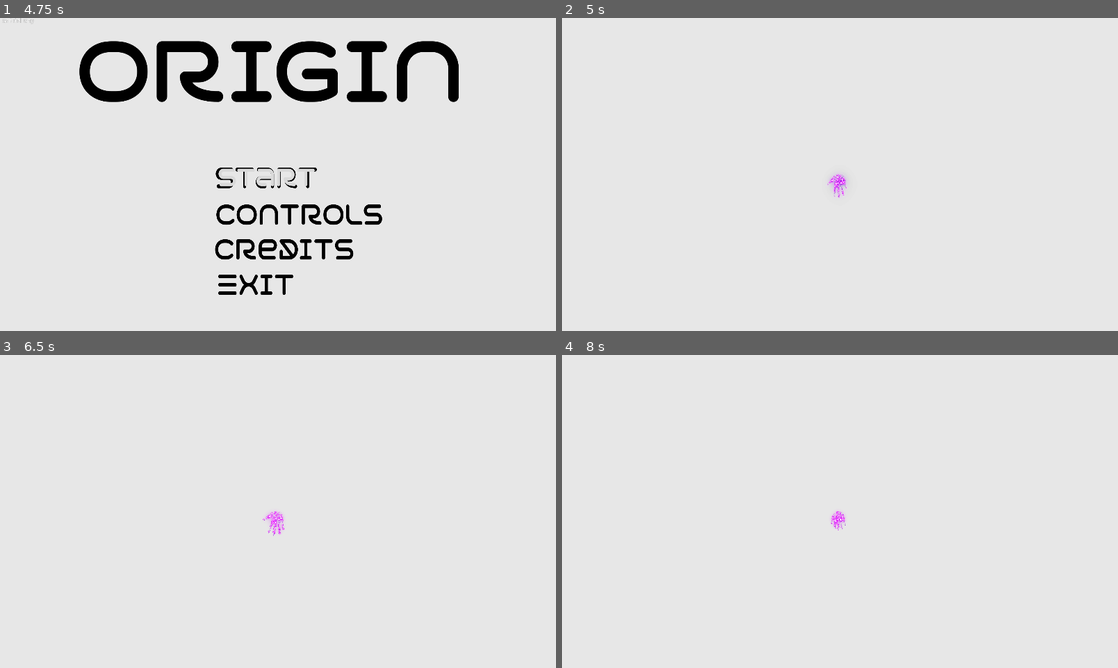
Above: before the commit, frames 1-4 (two rows, left to right).
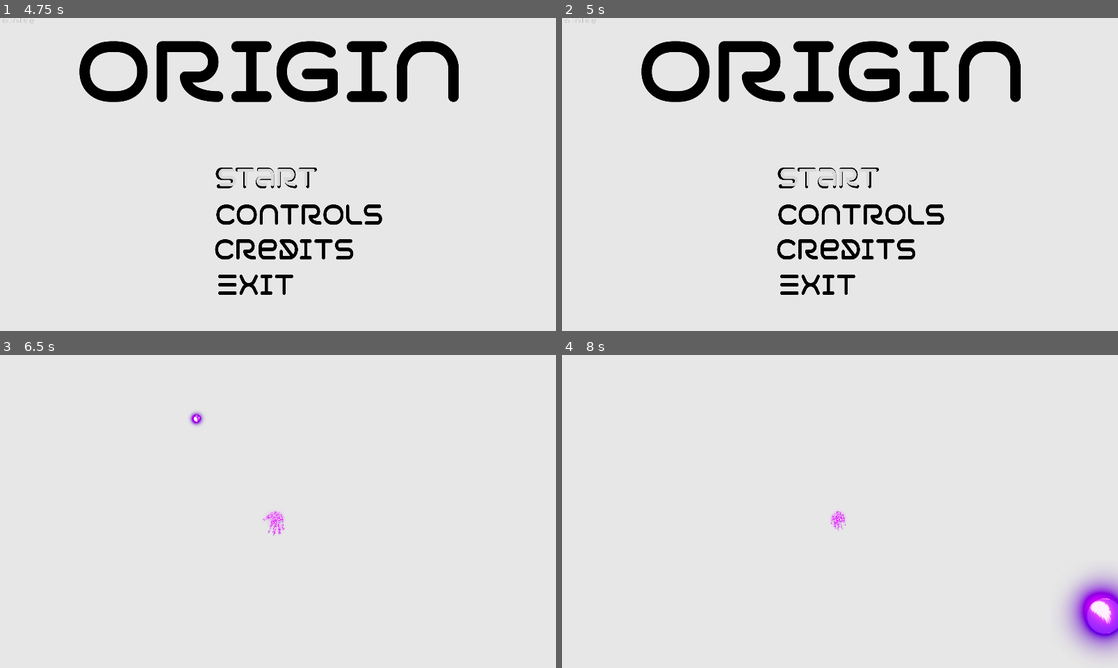
Above: after the commit, the same moments.

Repository: MirashStudio/GGJ2022
Game: Godot game, scene res://scenes/bootsplash.tscn
The game is run twice, just before and just after one commit, with the same random seed, the same clock (stepped at 60 frames per second) and the same inputs.
Inputs (mouse positions are in pixels of both pictures, inside the frame that each line leads up to):
- Up to frame 1 (4.75 s): tap Enter at 0.5, 2.75 s; move the mouse to (400, 158) at 0.52 s; press the mouse at (400, 158) at 0.53 s; hold Right (ui_right) 0.53-1.28 s; move the mouse to (166, 190) at 1.27 s; release the mouse at (166, 190) at 1.28 s; hold Down (ui_down) 1.28-2.03 s; click (166, 190) at 1.35 s; tap Space at 2, 3.5 s; move the mouse to (333, 105) at 2.02 s; press the mouse at (333, 105) at 2.03 s; hold Right (ui_right) 2.03-2.78 s; move the mouse to (250, 237) at 2.77 s; release the mouse at (250, 237) at 2.78 s; hold Up (ui_up) 2.78-3.53 s; click (250, 237) at 2.85 s; move the mouse to (444, 221) at 3.52 s; press the mouse at (444, 221) at 3.53 s; hold Left (ui_left) 3.53-4.25 s; release the mouse at (444, 221) at 4.25 s; click (266, 177) at 4.25 s
- Up to frame 2 (5 s): no input
- Up to frame 3 (6.5 s): click (266, 514) at 5.02 s; tap Enter at 5.75 s; move the mouse to (111, 464) at 5.77 s; hold Left (ui_left) from 5.78 s (still down); click (111, 464) at 5.85 s
- Up to frame 4 (8 s): move the mouse to (867, 511) at 6.52 s; release Left (ui_left) at 6.53 s; press the mouse at (867, 511) at 6.53 s; hold Down (ui_down) 6.53-7.28 s; move the mouse to (756, 433) at 7.27 s; release the mouse at (756, 433) at 7.28 s; hold Right (ui_right) from 7.28 s (still down); click (756, 433) at 7.35 s

Frame 1 is identical in both runs. In frame 2, 8.2% of the frame differs, in the area x 0-83%, y 0-89%; in frame 3, less than 0.1%; in frame 4, 2.1%.

Commit message:
update

Diff:
--- /dev/null
+++ b/Game/enemies/boss/boss.tscn
@@ -0,0 +1,15 @@
+[gd_scene format=2]
+
+[node name="boss" type="Node2D"]
+
+[node name="AnimationPlayer" type="AnimationPlayer" parent="."]
+
+[node name="Sprite" type="Sprite" parent="."]
+
+[node name="area_damage" type="Area2D" parent="."]
+
+[node name="CollisionShape2D" type="CollisionShape2D" parent="area_damage"]
+
+[node name="area_headBoss" type="Area2D" parent="."]
+
+[node name="CollisionShape2D" type="CollisionShape2D" parent="area_headBoss"]
--- a/Game/enemies/enemie1/enemie1.gd
+++ b/Game/enemies/enemie1/enemie1.gd
@@ -40,7 +40,7 @@
 		get_node(node_refer).global_position += motion
 
 		if player_in_nucleo == true:
-			GameSingleton.sub_life(5)
+			GameSingleton.sub_life(2)
 
 func death_check():
 
--- a/Game/enemies/enemie2/enemie2.gd
+++ b/Game/enemies/enemie2/enemie2.gd
@@ -53,15 +53,15 @@
 		position += motion
 
 func create_bullet():
-
-	var delay = rng.randf_range(2,4)
-	var bullet = preload("res://enemies/enemie2/bulletEnemy.tscn")
-	var bl = bullet.instance()
-	get_parent().add_child(bl)
-	bl.update_transform($pos.transform)
-	bl.global_position = global_position
-	yield(get_tree().create_timer(delay),"timeout")
-	create_bullet()
+	if stop_move == false:
+		var delay = rng.randf_range(2,4)
+		var bullet = preload("res://enemies/enemie2/bulletEnemy.tscn")
+		var bl = bullet.instance()
+		get_parent().add_child(bl)
+		bl.update_transform($pos.transform)
+		bl.global_position = global_position
+		yield(get_tree().create_timer(delay),"timeout")
+		create_bullet()
 
 func set_scaleINIT():
 
--- a/Game/player/player_top_down.tscn
+++ b/Game/player/player_top_down.tscn
@@ -139,6 +139,8 @@
 [ext_resource path="res://player/death/hand_death_16.png" type="Texture" id=137]
 [ext_resource path="res://player/death/hand_death_15.png" type="Texture" id=138]
 [ext_resource path="res://player/death/hand_death_17.png" type="Texture" id=139]
+[ext_resource path="res://player/life_bar_player_fill.png" type="Texture" id=140]
+[ext_resource path="res://player/life_bar_player.png" type="Texture" id=141]
 
 [sub_resource type="CircleShape2D" id=1]
 radius = 12.6979
@@ -172,6 +174,34 @@
 "speed": 24.0
 } ]
 
+[sub_resource type="Animation" id=6]
+resource_name = "motion"
+length = 2.0
+tracks/0/type = "value"
+tracks/0/path = NodePath(".:modulate")
+tracks/0/interp = 1
+tracks/0/loop_wrap = true
+tracks/0/imported = false
+tracks/0/enabled = true
+tracks/0/keys = {
+"times": PoolRealArray( 0, 2 ),
+"transitions": PoolRealArray( 1, 1 ),
+"update": 0,
+"values": [ Color( 1, 1, 1, 0 ), Color( 1, 1, 1, 1 ) ]
+}
+tracks/1/type = "value"
+tracks/1/path = NodePath(".:visible")
+tracks/1/interp = 1
+tracks/1/loop_wrap = true
+tracks/1/imported = false
+tracks/1/enabled = true
+tracks/1/keys = {
+"times": PoolRealArray( 0, 0.2, 2 ),
+"transitions": PoolRealArray( 1, 1, 1 ),
+"update": 1,
+"values": [ false, true, true ]
+}
+
 [node name="player_top_down" type="KinematicBody2D" groups=["player"]]
 script = ExtResource( 1 )
 
@@ -205,8 +235,8 @@
 rotation = -1.5708
 scale = Vector2( 0.380428, 0.334128 )
 frames = SubResource( 3 )
-animation = "death"
-frame = 23
+animation = "idle"
+frame = 14
 playing = true
 offset = Vector2( -60, 0 )
 
@@ -217,7 +247,41 @@
 scale = Vector2( 0.283844, 0.270647 )
 frames = SubResource( 4 )
 animation = "motion"
-frame = 35
+frame = 23
 playing = true
 
 [node name="effect_death" type="AudioStreamPlayer" parent="."]
+
+[node name="CanvasLayer" type="CanvasLayer" parent="."]
+layer = 100
+
+[node name="life_container" type="Control" parent="CanvasLayer"]
+visible = false
+modulate = Color( 1, 1, 1, 0 )
+margin_left = 67.0
+margin_top = 16.0
+margin_right = 107.0
+margin_bottom = 56.0
+rect_scale = Vector2( 0.680001, 0.76 )
+__meta__ = {
+"_edit_use_anchors_": false
+}
+
+[node name="LifeBarPlayer" type="Sprite" parent="CanvasLayer/life_container"]
+position = Vector2( 300, 60 )
+texture = ExtResource( 141 )
+
+[node name="bar_life" type="TextureProgress" parent="CanvasLayer/life_container"]
+margin_left = 19.0
+margin_top = 48.0
+margin_right = 668.0
+margin_bottom = 71.0
+value = 100.0
+texture_progress = ExtResource( 140 )
+__meta__ = {
+"_edit_use_anchors_": false
+}
+
+[node name="anim_hud_player" type="AnimationPlayer" parent="CanvasLayer"]
+root_node = NodePath("../life_container")
+anims/motion = SubResource( 6 )
--- a/Game/player/player_topdown.gd
+++ b/Game/player/player_topdown.gd
@@ -11,12 +11,25 @@
 var can_move_mouse = true
 var Time_delay_shoot = 1
 
+
+
 func _ready():
 
+	OS.set_window_maximized(true)
 	Input.set_custom_mouse_cursor(load("res://transparent.png"))
 	Input.set_mouse_mode(Input.MOUSE_MODE_CONFINED)
 	GameSingleton.connect("levelUP",self,"level_UP")
 	GameSingleton.connect("playerDeath",self,"death_player")
+
+	if $"..".name == "levelBoss":
+
+		can_shoot = true
+		Time_delay_shoot = 0.1
+		speed = 500
+		$AIm.visible = true
+		$Powerball.visible = true
+		liberate_hud()
+
 
 func _physics_process(delta):
 
@@ -25,13 +38,23 @@
 	set_pos_aim()
 	move_aimJoystick(delta)
 	hand_look_aim()
+	update_life()
 	if can_move_mouse == false:
 		get_viewport().warp_mouse($AIm.position)
 	move = move_and_slide(move)
 	GameSingleton.player_target = global_position
 
-func create_screen():
-	pass
+
+func create_screen_death():
+
+	var scr = preload("res://scenes/menu_death.tscn").instance()
+	get_parent().add_child(scr)
+
+
+func update_life():
+
+	if $CanvasLayer/life_container.visible == true:
+		$CanvasLayer/life_container/bar_life.value = GameSingleton.life_player
 
 
 func death_player():
@@ -41,7 +64,8 @@
 	$effect_death.play()
 	$Powerball.visible = false
 	yield(get_tree().create_timer(3),"timeout")
-	create_screen()
+	create_screen_death()
+	queue_free()
 
 
 func level_UP():
@@ -62,16 +86,23 @@
 			speed = 700
 			AudioSystem.play_track("faixa4")
 
+
 func liberate_AIM():
 
 	Input.set_mouse_mode(Input.MOUSE_MODE_CONFINED)
 	can_shoot = true
 	$AIm.visible = true
 	$Powerball.visible = true
-	#$icon.flip_v = true
+	liberate_hud()
+
+
+func liberate_hud():
+
+	$CanvasLayer/anim_hud_player.play("motion")
 
 
 func hand_look_aim():
+
 	if can_shoot == true:
 
 		$icon.look_at($AIm.global_position)
@@ -82,7 +113,6 @@
 		yield(get_tree().create_timer(0.01),"timeout")
 		scale.x += 0.02
 		scale.y += 0.02
-
 	yield(get_tree().create_timer(1),"timeout")
 	for i in 50:
 		yield(get_tree().create_timer(0.01),"timeout")
@@ -90,7 +120,6 @@
 		$Camera2D.zoom.y += 0.01
 
 func get_input():
-
 	move = Vector2.ZERO
 	if Input.is_action_pressed("ui_right"):
 		move.x += speed
@@ -103,30 +132,31 @@
 	move = move.normalized() * speed
 	anim_move()
 
+
 func anim_move():
 
 	if move.x > 0.1 or move.x < -0.1 or move.y > 0.1 or move.y < -0.1:
-
 		$icon.play("move")
 	else:
 		$icon.play("idle")
 
+
 func move_aimJoystick(delta):
-		if Input.is_action_pressed("ui_move_aim"):
-			reset_pos_aim()
-			can_move_mouse = false
-		if Input.is_action_pressed("aim_left") and dist_X > -50:
-			dist_X -=1
-			$AIm.global_position.x -= speed_aim
-		if Input.is_action_pressed("aim_right")and dist_X < 50:
-			dist_X += 1
-			$AIm.global_position.x += speed_aim
-		if Input.is_action_pressed("aim_dow") and dist_Y < 30 :
-			dist_Y += 1
-			$AIm.global_position.y += speed_aim
-		if Input.is_action_pressed("aim_up") and dist_Y > - 30:
-			dist_Y -= 1
-			$AIm.global_position.y -= speed_aim
+	if Input.is_action_pressed("ui_move_aim"):
+		reset_pos_aim()
+		can_move_mouse = false
+	if Input.is_action_pressed("aim_left") and dist_X > -50:
+		dist_X -=1
+		$AIm.global_position.x -= speed_aim
+	if Input.is_action_pressed("aim_right")and dist_X < 50:
+		dist_X += 1
+		$AIm.global_position.x += speed_aim
+	if Input.is_action_pressed("aim_dow") and dist_Y < 30 :
+		dist_Y += 1
+		$AIm.global_position.y += speed_aim
+	if Input.is_action_pressed("aim_up") and dist_Y > - 30:
+		dist_Y -= 1
+		$AIm.global_position.y -= speed_aim
 
 func reset_pos_aim():
 
@@ -140,6 +170,7 @@
 	var a=Vector2(node1 - node2 )
 	return sqrt( (a.x * a.x) + (a.y * a.y) )
 
+
 func set_pos_aim():
 
 	if can_shoot == true:
@@ -147,9 +178,11 @@
 			$AIm.global_position = get_global_mouse_position()
 		$pos_bullet.look_at($AIm.global_position)
 
+
 func call_shoot():
 
 	if can_shoot == true:
+
 		if Input.is_action_pressed("ui_shoot"):
 			can_move_mouse = true
 			if delay_shoot == false:
@@ -157,6 +190,7 @@
 				create_bullet()
 				yield(get_tree().create_timer(Time_delay_shoot),"timeout")
 				delay_shoot = false
+
 		if Input.is_action_pressed("ui_shotTrigger"):
 			if delay_shoot == false:
 				delay_shoot = true
@@ -164,9 +198,12 @@
 				yield(get_tree().create_timer(Time_delay_shoot),"timeout")
 				delay_shoot = false
 
+
+
 func create_bullet():
 
-	var bullet = preload("res://player/bullet/bullet.tscn")
-	var bl = bullet.instance()
-	$pos_bullet.get_parent().add_child(bl)
-	bl.update_transform($pos_bullet.transform)
+	if GameSingleton.player_death == false:
+		var bullet = preload("res://player/bullet/bullet.tscn")
+		var bl = bullet.instance()
+		$pos_bullet.get_parent().add_child(bl)
+		bl.update_transform($pos_bullet.transform)
--- a/Game/project.godot
+++ b/Game/project.godot
@@ -10,7 +10,7 @@
 
 [application]
 
-config/name="Game"
+config/name="Origin"
 run/main_scene="res://scenes/bootsplash.tscn"
 config/icon="res://icon.png"
 
--- a/Game/scenes/level.gd
+++ b/Game/scenes/level.gd
@@ -5,6 +5,7 @@
 var delay = 2
 
 func _ready():
+
 	GameSingleton.connect("levelUP",self,"spaw_enemy")
 	yield(get_tree().create_timer(1),"timeout")
 	spaw_pointsEnergy()
--- a/Game/scenes/level.tscn
+++ b/Game/scenes/level.tscn
@@ -240,7 +240,7 @@
 texture = ExtResource( 7 )
 
 [node name="player_top_down" parent="." instance=ExtResource( 2 )]
-position = Vector2( 642, 360 )
+position = Vector2( 9944, 8161 )
 z_index = 2
 
 [node name="left" type="Area2D" parent="."]
--- /dev/null
+++ b/Game/scenes/levelBoss.tscn
@@ -0,0 +1,197 @@
+[gd_scene load_steps=15 format=2]
+
+[ext_resource path="res://scenes/background.gd" type="Script" id=1]
+[ext_resource path="res://player/player_top_down.tscn" type="PackedScene" id=2]
+[ext_resource path="res://assets/menu/background.png" type="Texture" id=3]
+[ext_resource path="res://assets/background/cosmos.png" type="Texture" id=4]
+[ext_resource path="res://assets/background/via_lactea.png" type="Texture" id=5]
+[ext_resource path="res://assets/background/planeta_3.png" type="Texture" id=6]
+[ext_resource path="res://assets/background/planeta_1.png" type="Texture" id=7]
+[ext_resource path="res://assets/background/planeta_2.png" type="Texture" id=8]
+[ext_resource path="res://assets/background/galaxia.png" type="Texture" id=9]
+[ext_resource path="res://assets/background/escuridao.png" type="Texture" id=10]
+[ext_resource path="res://assets/background/estrelas.png" type="Texture" id=11]
+
+[sub_resource type="Animation" id=1]
+length = 0.001
+tracks/0/type = "value"
+tracks/0/path = NodePath("../CanvasLayer2/Background:self_modulate")
+tracks/0/interp = 1
+tracks/0/loop_wrap = true
+tracks/0/imported = false
+tracks/0/enabled = true
+tracks/0/keys = {
+"times": PoolRealArray( 0 ),
+"transitions": PoolRealArray( 1 ),
+"update": 0,
+"values": [ Color( 1, 1, 1, 1 ) ]
+}
+
+[sub_resource type="Animation" id=2]
+resource_name = "motion"
+tracks/0/type = "value"
+tracks/0/path = NodePath("../CanvasLayer2/Background:self_modulate")
+tracks/0/interp = 1
+tracks/0/loop_wrap = true
+tracks/0/imported = false
+tracks/0/enabled = true
+tracks/0/keys = {
+"times": PoolRealArray( 0, 1 ),
+"transitions": PoolRealArray( 1, 1 ),
+"update": 0,
+"values": [ Color( 1, 1, 1, 1 ), Color( 1, 1, 1, 0 ) ]
+}
+
+[sub_resource type="RectangleShape2D" id=3]
+extents = Vector2( 44, 685.099 )
+
+[node name="levelBoss" type="Node2D"]
+
+[node name="CanvasLayer" type="CanvasLayer" parent="."]
+layer = -5
+
+[node name="space" type="Sprite" parent="CanvasLayer"]
+position = Vector2( 640.5, 362 )
+scale = Vector2( 0.682812, 0.690741 )
+z_index = -100
+texture = ExtResource( 10 )
+
+[node name="Cosmos" type="Sprite" parent="CanvasLayer"]
+position = Vector2( 634, 369 )
+scale = Vector2( 0.722917, 0.716667 )
+texture = ExtResource( 4 )
+
+[node name="galaxy" type="Sprite" parent="CanvasLayer"]
+self_modulate = Color( 1, 1, 1, 0.784314 )
+position = Vector2( 695, 394 )
+scale = Vector2( 1.69189, 1.26087 )
+texture = ExtResource( 9 )
+
+[node name="ParallaxBackground" type="ParallaxBackground" parent="CanvasLayer"]
+layer = -1
+
+[node name="ParallaxVialactea" type="ParallaxLayer" parent="CanvasLayer/ParallaxBackground"]
+z_index = -2
+
+[node name="ViaLactea" type="Sprite" parent="CanvasLayer/ParallaxBackground/ParallaxVialactea"]
+self_modulate = Color( 1, 1, 1, 0.627451 )
+position = Vector2( 654, 642 )
+scale = Vector2( 0.83, 0.558 )
+z_index = -1
+texture = ExtResource( 5 )
+
+[node name="ParallaxStars" type="ParallaxLayer" parent="CanvasLayer/ParallaxBackground"]
+z_index = -2
+motion_scale = Vector2( 0.6, 0.4 )
+motion_mirroring = Vector2( 2680, 1550 )
+
+[node name="Estrelas" type="Sprite" parent="CanvasLayer/ParallaxBackground/ParallaxStars"]
+position = Vector2( -671, -380 )
+scale = Vector2( 0.677083, 0.705556 )
+texture = ExtResource( 11 )
+
+[node name="Estrelas2" type="Sprite" parent="CanvasLayer/ParallaxBackground/ParallaxStars"]
+position = Vector2( 685, -409 )
+scale = Vector2( 0.677083, 0.705556 )
+texture = ExtResource( 11 )
+
+[node name="Estrelas3" type="Sprite" parent="CanvasLayer/ParallaxBackground/ParallaxStars"]
+position = Vector2( -659, 364 )
+scale = Vector2( 0.677083, 0.705556 )
+texture = ExtResource( 11 )
+
+[node name="Estrelas4" type="Sprite" parent="CanvasLayer/ParallaxBackground/ParallaxStars"]
+position = Vector2( 627, 378 )
+scale = Vector2( 0.677083, 0.705556 )
+texture = ExtResource( 11 )
+
+[node name="planets" type="ParallaxLayer" parent="CanvasLayer/ParallaxBackground"]
+z_index = -2
+motion_scale = Vector2( 0.2, 0.2 )
+
+[node name="Planeta7" type="Sprite" parent="CanvasLayer/ParallaxBackground/planets"]
+self_modulate = Color( 1, 1, 1, 0.329412 )
+position = Vector2( 1149, 563.438 )
+scale = Vector2( 1.375, 1.28594 )
+texture = ExtResource( 7 )
+
+[node name="Planeta14" type="Sprite" parent="CanvasLayer/ParallaxBackground/planets"]
+position = Vector2( 8695.5, 13399.5 )
+scale = Vector2( 1.18438, 1.325 )
+texture = ExtResource( 6 )
+
+[node name="Planeta16" type="Sprite" parent="CanvasLayer/ParallaxBackground/planets"]
+position = Vector2( 16546.5, 13696.5 )
+scale = Vector2( 2.54531, 2.4578 )
+texture = ExtResource( 7 )
+
+[node name="Planeta19" type="Sprite" parent="CanvasLayer/ParallaxBackground/planets"]
+position = Vector2( 11148.5, 9331.5 )
+scale = Vector2( 1.69487, 1.52051 )
+texture = ExtResource( 8 )
+
+[node name="Planeta20" type="Sprite" parent="CanvasLayer/ParallaxBackground/planets"]
+modulate = Color( 1, 1, 1, 0.447059 )
+position = Vector2( 709, 13445 )
+scale = Vector2( 4.24871, 4.94102 )
+texture = ExtResource( 8 )
+
+[node name="Planeta24" type="Sprite" parent="CanvasLayer/ParallaxBackground/planets"]
+self_modulate = Color( 1, 1, 1, 0.490196 )
+position = Vector2( 16523.5, 6025 )
+scale = Vector2( 10.6125, 9.525 )
+texture = ExtResource( 7 )
+
+[node name="anim_scene" type="AnimationPlayer" parent="CanvasLayer"]
+autoplay = "motion"
+anims/RESET = SubResource( 1 )
+anims/motion = SubResource( 2 )
+
+[node name="CanvasLayer2" type="CanvasLayer" parent="."]
+layer = 128
+script = ExtResource( 1 )
+
+[node name="Background" type="Sprite" parent="CanvasLayer2"]
+position = Vector2( 601, 413 )
+texture = ExtResource( 3 )
+
+[node name="player_top_down" parent="." instance=ExtResource( 2 )]
+position = Vector2( 642, 360 )
+z_index = 2
+
+[node name="Camera2D" parent="player_top_down" index="1"]
+position = Vector2( 3, 0 )
+zoom = Vector2( 1.2, 1.2 )
+limit_left = 0
+limit_top = 0
+limit_right = 1300
+limit_bottom = 800
+smoothing_enabled = true
+
+[node name="icon" parent="player_top_down" index="5"]
+frame = 8
+
+[node name="Powerball" parent="player_top_down" index="6"]
+frame = 19
+
+[node name="StaticBody2D" type="StaticBody2D" parent="."]
+
+[node name="CollisionShape2D" type="CollisionShape2D" parent="StaticBody2D"]
+position = Vector2( -14, 399 )
+shape = SubResource( 3 )
+
+[node name="CollisionShape2D2" type="CollisionShape2D" parent="StaticBody2D"]
+position = Vector2( 1313, 388 )
+shape = SubResource( 3 )
+
+[node name="CollisionShape2D3" type="CollisionShape2D" parent="StaticBody2D"]
+position = Vector2( 655, 790 )
+rotation = 1.57435
+shape = SubResource( 3 )
+
+[node name="CollisionShape2D4" type="CollisionShape2D" parent="StaticBody2D"]
+position = Vector2( 638, -84.0001 )
+rotation = 1.57435
+shape = SubResource( 3 )
+
+[editable path="player_top_down"]
--- /dev/null
+++ b/Game/scenes/menu_death.tscn
@@ -0,0 +1,146 @@
+[gd_scene load_steps=13 format=2]
+
+[ext_resource path="res://assets/menu/menu death/nothing.png" type="Texture" id=1]
+[ext_resource path="res://assets/menu/menu death/restart_focus.png" type="Texture" id=2]
+[ext_resource path="res://assets/menu/menu death/restart_normal.png" type="Texture" id=3]
+[ext_resource path="res://assets/menu/menu death/restart_pressed.png" type="Texture" id=4]
+[ext_resource path="res://assets/menu/exit_normal.png" type="Texture" id=5]
+[ext_resource path="res://assets/menu/exit_focused.png" type="Texture" id=6]
+[ext_resource path="res://assets/menu/exit_pressed.png" type="Texture" id=7]
+[ext_resource path="res://scripts/menu_death.gd" type="Script" id=8]
+[ext_resource path="res://audio/sfx/menu_press_button.ogg" type="AudioStream" id=9]
+[ext_resource path="res://audio/sfx/menu_switch_button.ogg" type="AudioStream" id=10]
+
+[sub_resource type="Animation" id=1]
+length = 0.001
+tracks/0/type = "value"
+tracks/0/path = NodePath("CanvasLayer/ColorRect:color")
+tracks/0/interp = 1
+tracks/0/loop_wrap = true
+tracks/0/imported = false
+tracks/0/enabled = true
+tracks/0/keys = {
+"times": PoolRealArray( 0 ),
+"transitions": PoolRealArray( 1 ),
+"update": 0,
+"values": [ Color( 0, 0, 0, 0.6 ) ]
+}
+tracks/1/type = "value"
+tracks/1/path = NodePath("CanvasLayer/ColorRect:modulate")
+tracks/1/interp = 1
+tracks/1/loop_wrap = true
+tracks/1/imported = false
+tracks/1/enabled = true
+tracks/1/keys = {
+"times": PoolRealArray( 0 ),
+"transitions": PoolRealArray( 1 ),
+"update": 0,
+"values": [ Color( 1, 1, 1, 1 ) ]
+}
+
+[sub_resource type="Animation" id=2]
+resource_name = "motion"
+tracks/0/type = "value"
+tracks/0/path = NodePath("CanvasLayer/ColorRect:color")
+tracks/0/interp = 1
+tracks/0/loop_wrap = true
+tracks/0/imported = false
+tracks/0/enabled = false
+tracks/0/keys = {
+"times": PoolRealArray( 1 ),
+"transitions": PoolRealArray( 1 ),
+"update": 0,
+"values": [ Color( 0, 0, 0, 0.6 ) ]
+}
+tracks/1/type = "value"
+tracks/1/path = NodePath("CanvasLayer/ColorRect:modulate")
+tracks/1/interp = 1
+tracks/1/loop_wrap = true
+tracks/1/imported = false
+tracks/1/enabled = true
+tracks/1/keys = {
+"times": PoolRealArray( 0, 1 ),
+"transitions": PoolRealArray( 1, 1 ),
+"update": 0,
+"values": [ Color( 1, 1, 1, 0 ), Color( 1, 1, 1, 1 ) ]
+}
+
+[node name="menu_death" type="Control"]
+anchor_right = 1.0
+anchor_bottom = 1.0
+script = ExtResource( 8 )
+__meta__ = {
+"_edit_use_anchors_": false
+}
+
+[node name="CanvasLayer" type="CanvasLayer" parent="."]
+
+[node name="ColorRect" type="ColorRect" parent="CanvasLayer"]
+margin_left = -27.0
+margin_top = -13.0
+margin_right = 1348.0
+margin_bottom = 739.0
+rect_pivot_offset = Vector2( 1631, 128 )
+color = Color( 0, 0, 0, 0.6 )
+__meta__ = {
+"_edit_use_anchors_": false
+}
+
+[node name="Dead" type="Sprite" parent="CanvasLayer/ColorRect"]
+position = Vector2( 656, 248 )
+scale = Vector2( 0.726969, 0.398212 )
+texture = ExtResource( 1 )
+
+[node name="bt_restart" type="TextureButton" parent="CanvasLayer/ColorRect"]
+margin_left = 300.0
+margin_top = 558.0
+margin_right = 904.0
+margin_bottom = 669.0
+rect_scale = Vector2( 0.48, 0.559999 )
+focus_neighbour_left = NodePath("../bt_exit")
+focus_neighbour_top = NodePath(".")
+focus_neighbour_right = NodePath("../bt_exit")
+focus_neighbour_bottom = NodePath(".")
+texture_normal = ExtResource( 3 )
+texture_pressed = ExtResource( 4 )
+texture_hover = ExtResource( 2 )
+texture_focused = ExtResource( 2 )
+__meta__ = {
+"_edit_use_anchors_": false
+}
+
+[node name="bt_exit" type="TextureButton" parent="CanvasLayer/ColorRect"]
+margin_left = 837.0
+margin_top = 552.0
+margin_right = 1347.0
+margin_bottom = 662.0
+rect_scale = Vector2( 0.48, 0.559999 )
+focus_neighbour_left = NodePath("../bt_restart")
+focus_neighbour_top = NodePath(".")
+focus_neighbour_right = NodePath("../bt_restart")
+focus_neighbour_bottom = NodePath("../bt_restart")
+texture_normal = ExtResource( 5 )
+texture_pressed = ExtResource( 7 )
+texture_hover = ExtResource( 6 )
+texture_focused = ExtResource( 6 )
+__meta__ = {
+"_edit_use_anchors_": false
+}
+
+[node name="effect_bt_pressed" type="AudioStreamPlayer" parent="."]
+stream = ExtResource( 9 )
+volume_db = -20.0
+
+[node name="effect_bt_focused" type="AudioStreamPlayer" parent="."]
+stream = ExtResource( 10 )
+volume_db = -20.0
+
+[node name="AnimationPlayer" type="AnimationPlayer" parent="."]
+autoplay = "motion"
+anims/RESET = SubResource( 1 )
+anims/motion = SubResource( 2 )
+
+[connection signal="focus_entered" from="CanvasLayer/ColorRect/bt_restart" to="." method="_on_bt_restart_focus_entered"]
+[connection signal="pressed" from="CanvasLayer/ColorRect/bt_restart" to="." method="_on_bt_restart_pressed"]
+[connection signal="focus_entered" from="CanvasLayer/ColorRect/bt_exit" to="." method="_on_bt_exit_focus_entered"]
+[connection signal="pressed" from="CanvasLayer/ColorRect/bt_exit" to="." method="_on_bt_exit_pressed"]
--- a/Game/scripts/bootsplash.gd
+++ b/Game/scripts/bootsplash.gd
@@ -1,7 +1,7 @@
 extends Control
 
 func _ready():
-
+	OS.set_window_maximized(true)
 	#Input.set_mouse_mode(Input.MOUSE_MODE_CONFINED)
 	#Input.set_custom_mouse_cursor(load("res://transparent.png"))
 	pass
--- a/Game/scripts/menu.gd
+++ b/Game/scripts/menu.gd
@@ -6,10 +6,11 @@
 	yield(get_tree().create_timer(0.2),"timeout")
 	$bt_play.grab_focus()
 
+
 func _on_bt_play_pressed():
 	$effect_bt_pressed.play()
 	select_name()
-	yield(get_tree().create_timer(0.5),"timeout")
+	yield(get_tree().create_timer(1),"timeout")
 	AudioSystem.play_all()
 	get_tree().change_scene("res://scenes/level.tscn")
 
--- /dev/null
+++ b/Game/scripts/menu_death.gd
@@ -0,0 +1,28 @@
+extends Control
+
+func _ready():
+	$CanvasLayer/ColorRect/bt_restart.grab_focus()
+
+func _on_bt_restart_pressed():
+
+	$effect_bt_pressed.play()
+	yield(get_tree().create_timer(0.5),"timeout")
+	AudioSystem.reset_all()
+	AudioSystem.play_all()
+	GameSingleton.reset_parameters()
+	yield(get_tree().create_timer(0.1),"timeout")
+	if GameSingleton.player_in_boss == false:
+		get_tree().change_scene("res://scenes/level.tscn")
+	else:
+		pass
+
+func _on_bt_exit_pressed():
+
+	$effect_bt_pressed.play()
+	get_tree().quit()
+
+func _on_bt_restart_focus_entered():
+	$effect_bt_focused.play()
+
+func _on_bt_exit_focus_entered():
+	$effect_bt_focused.play()
--- a/Game/scripts/singletons/gameSingleton.gd
+++ b/Game/scripts/singletons/gameSingleton.gd
@@ -7,6 +7,7 @@
 var can_create_enemy = false
 var life_player = 100
 var player_death = false
+var player_in_boss = false
 signal levelUP
 signal playerDeath
 
Not shown, added: Game/assets/boss/life_bar_boss.png.import
Not shown, added: Game/assets/boss/life_bar_boss_fill.png.import
Not shown, added: Game/assets/menu/menu death/background.png.import
Not shown, added: Game/assets/menu/menu death/dead.png.import
Not shown, added: Game/assets/menu/menu death/exit.png.import
Not shown, added: Game/assets/menu/menu death/exit_focus.png.import
Not shown, added: Game/assets/menu/menu death/exit_pressed.png.import
Binary file added: Game/assets/menu/menu death/nothing.png
Not shown, added: Game/assets/menu/menu death/nothing.png.import
Not shown, added: Game/assets/menu/menu death/restart_focus.png.import
Not shown, added: Game/assets/menu/menu death/restart_normal.png.import
Not shown, added: Game/assets/menu/menu death/restart_pressed.png.import
(and 3 more such lines)
